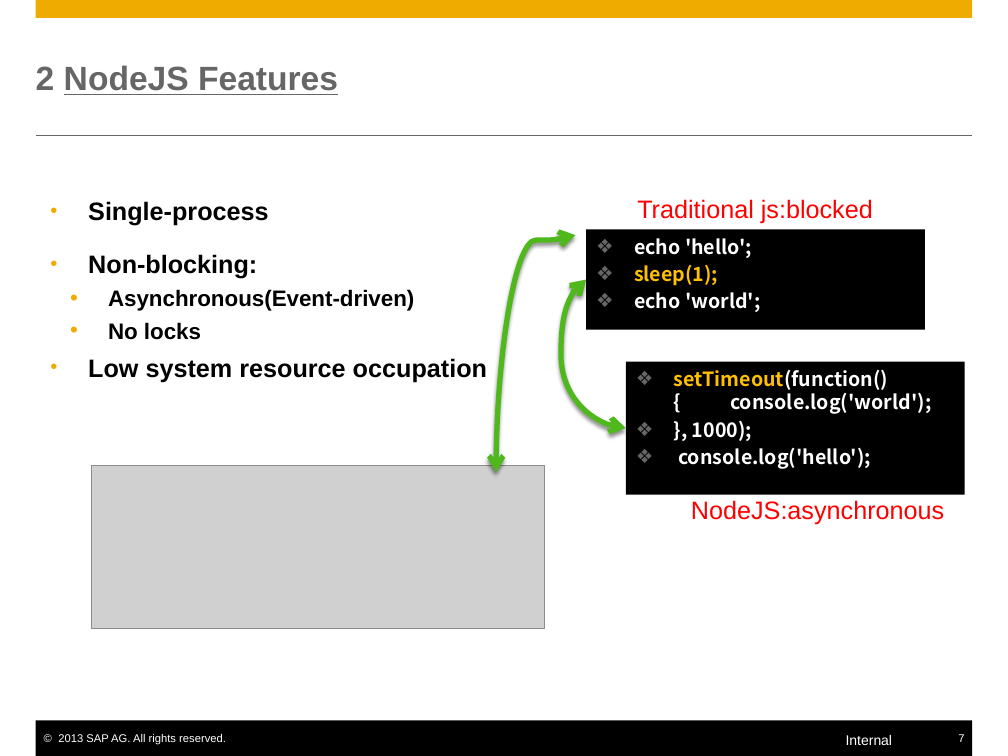
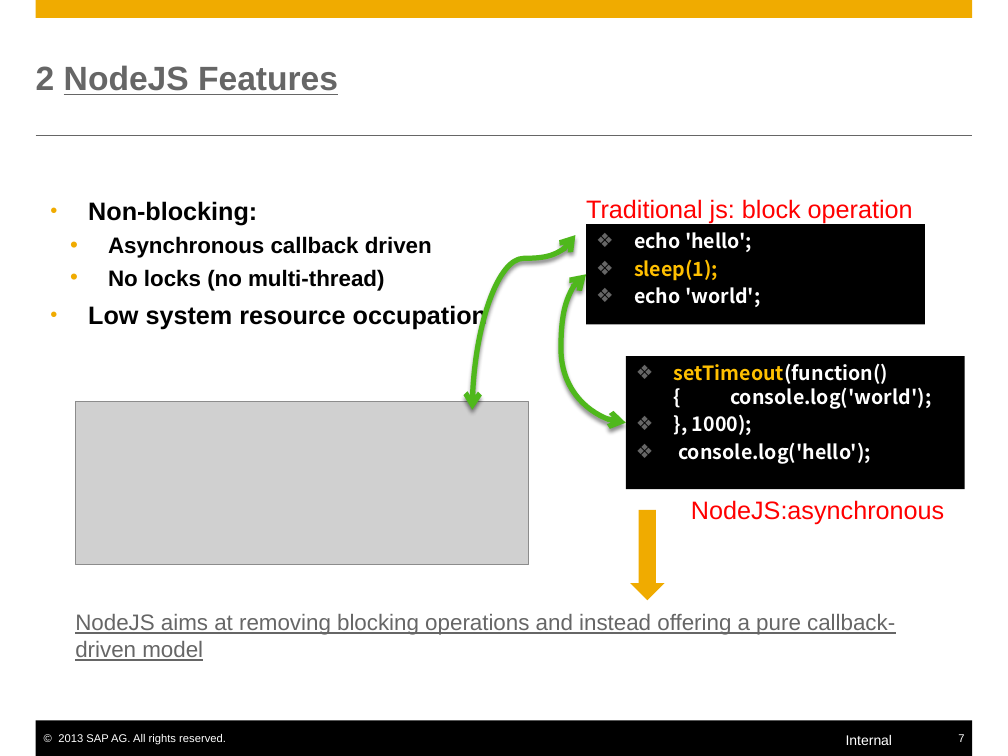
Before and after one commit to yjhcjykwbk-jlsec/mynodejs, a slide deck: slide 7 of nodejs.pptx. Drawn at 1008x756 pixels with LibreOffice and Linux fonts; fonts in the diff are those of the drawing; grey boxes stand for pictures. Boxes give left, top, right and bottom in pixels: in the first picture for what was removed or moved away, otherwise in the second. Text is boxed around its words. In the diff, an @@ line names an element or a change of style, - is before the commit and + after.

```diff
--- a/nodejs.pptx
+++ b/nodejs.pptx
@@ text at (x1=88, y1=201, x2=268, y2=226): paragraph removed @@
-• Single-process
@@ text at (x1=586, y1=199, x2=913, y2=224): text changed @@
-Traditional js:blocked
+Traditional js: block operation
@@ text at (x1=108, y1=236, x2=432, y2=291): text changed @@
-    • Asynchronous(Event-driven)
-    • No locks
+    • Asynchronous callback driven
+    • No locks (no multi-thread)
@@ curved double arrow moved from (576, 235) - (496, 472) to (576, 235) - (473, 409) @@
@@ 2 rectangles, 1 curved double arrow moved together from (x1=561, y1=230, x2=965, y2=495) to (x1=561, y1=224, x2=965, y2=489) @@
@@ picture moved from (x1=92, y1=466, x2=545, y2=628) to (x1=76, y1=402, x2=529, y2=564) @@
@@ down arrow added at (x1=630, y1=510, x2=664, y2=601), fill #F0AB00 @@
@@ text added at (x1=75, y1=614, x2=895, y2=661), 16 pt, text #666666, underline @@
+NodeJS aims at removing blocking operations and instead offering a pure callback-driven model
```
Also in this commit, not shown: 17 other slides changed, 8 slides added, 2 slides removed, 6 other files.
